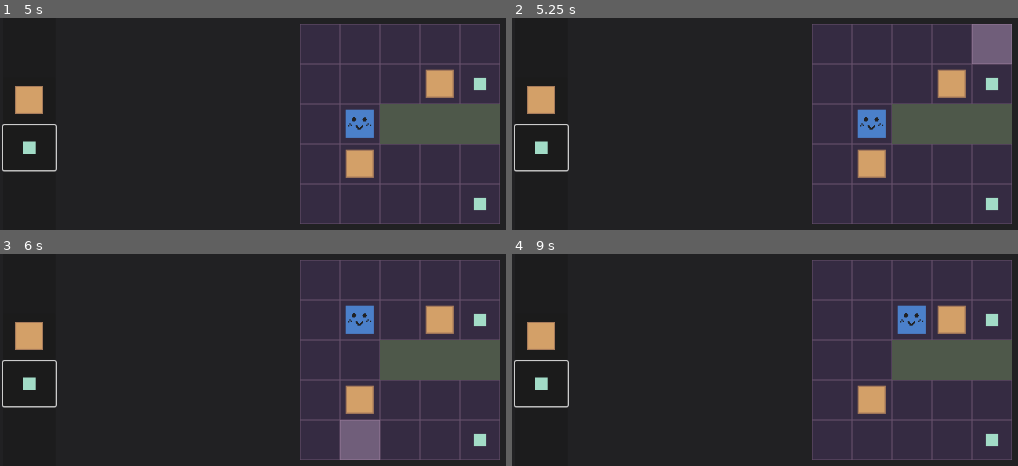
Above: before the commit, frames 1-4 (two rows, left to right).
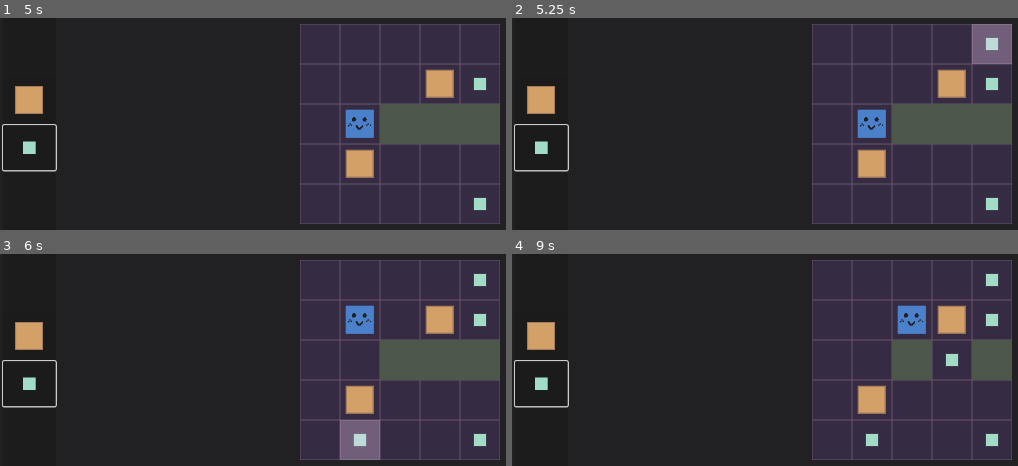
Above: after the commit, the same moments.

Repository: RonTheHuman/JamGame
Game: Godot game, scene res://Scenes/GameScene.tscn
Two runs of this game, one before a commit and one after it. Both use one fixed random seed, a clock stepped at 60 frames per second and the inputs below.
Inputs (mouse positions are in pixels of both pictures, inside the frame that each line leads up to):
- Up to frame 1 (5 s): click (30, 100) at 0.52 s; click (30, 100) at 1.27 s; click (30, 147) at 2.02 s; click (30, 147) at 2.77 s; tap Enter at 3.5 s; move the mouse to (outside the picture) at 3.52 s; hold D (Right) 3.53-4.28 s; hold Z (Undo) 3.53-4.28 s; click (outside the picture) at 3.67 s; tap Space (Wait) at 4.25, 4.35 s; move the mouse to (237, 147) at 4.27 s; hold S (Down) from 4.28 s (still down); click (237, 147) at 4.42 s
- Up to frame 2 (5.25 s): tap Enter at 5 s; move the mouse to (992, 24) at 5.02 s; release S (Down) at 5.03 s; hold D (Right) from 5.03 s (still down); hold Z (Undo) from 5.03 s (still down); click (992, 24) at 5.17 s
- Up to frame 3 (6 s): tap Space (Wait) at 5.75, 5.85 s; move the mouse to (359, 449) at 5.77 s; release D (Right) at 5.78 s; release Z (Undo) at 5.78 s; hold W (Up) from 5.78 s (still down); click (359, 449) at 5.92 s
- Up to frame 4 (9 s): tap Enter at 6.5 s; move the mouse to (outside the picture) at 6.52 s; release W (Up) at 6.53 s; hold Z (Undo) 6.53-7.28 s; hold A (Left) 6.53-8.03 s; click (outside the picture) at 6.67 s; tap Space (Wait) at 7.25, 7.35, 8.85 s; move the mouse to (673, 292) at 7.27 s; click (673, 292) at 7.42 s; move the mouse to (952, 360) at 8.02 s; hold S (Down) 8.03-8.78 s; hold Z (Undo) 8.03-8.78 s; click (952, 360) at 8.17 s; move the mouse to (outside the picture) at 8.77 s; hold D (Right) from 8.78 s (still down); click (outside the picture) at 8.92 s

Frame 1 is identical in both runs. In frame 2, 0.1% of the frame differs, in the area x 93-97%, y 9-16%; in frame 3, 0.3%; in frame 4, 1.7%, in the area x 69-97%, y 9-91%.

Commit message:
added tile placing

Diff:
--- a/Scenes/TileEditorUI.tscn
+++ b/Scenes/TileEditorUI.tscn
@@ -1,6 +1,7 @@
-[gd_scene load_steps=3 format=3 uid="uid://6kxdx2cb23u0"]
+[gd_scene load_steps=4 format=3 uid="uid://6kxdx2cb23u0"]
 
 [ext_resource type="Texture2D" uid="uid://bm4s48ju0bh54" path="res://Sprites/Box.png" id="1_lxpt0"]
+[ext_resource type="Script" path="res://Scripts/TileEditorUI.gd" id="1_wt8qe"]
 [ext_resource type="Texture2D" uid="uid://00b7rmic6jj5" path="res://Sprites/Sensor.png" id="2_1chem"]
 
 [node name="TileEditorUI" type="Control"]
@@ -10,6 +11,7 @@
 anchor_bottom = 1.0
 grow_horizontal = 2
 grow_vertical = 2
+script = ExtResource("1_wt8qe")
 
 [node name="MarginContainer" type="MarginContainer" parent="."]
 layout_mode = 2
@@ -24,14 +26,19 @@
 layout_mode = 2
 alignment = 1
 
-[node name="Button" type="Button" parent="MarginContainer/PanelContainer/VBoxContainer"]
+[node name="BoxButton" type="Button" parent="MarginContainer/PanelContainer/VBoxContainer"]
 layout_mode = 2
 size_flags_vertical = 0
+text = "
+"
 icon = ExtResource("1_lxpt0")
 icon_alignment = 1
 
-[node name="Button2" type="Button" parent="MarginContainer/PanelContainer/VBoxContainer"]
+[node name="SensorButton" type="Button" parent="MarginContainer/PanelContainer/VBoxContainer"]
 layout_mode = 2
 size_flags_vertical = 0
 icon = ExtResource("2_1chem")
 icon_alignment = 1
+
+[connection signal="pressed" from="MarginContainer/PanelContainer/VBoxContainer/BoxButton" to="." method="_on_box_button_pressed"]
+[connection signal="pressed" from="MarginContainer/PanelContainer/VBoxContainer/SensorButton" to="." method="_on_sensor_button_pressed"]
--- a/Scripts/GameScene.gd
+++ b/Scripts/GameScene.gd
@@ -7,6 +7,8 @@
 
 enum Tile { NONE = 0, PLAYER = 1, BOX = 2, WALL = 3, SENSOR = 4}
 enum Action { UP, RIGHT, DOWN, LEFT, WAIT }
+var layer1_tiles = [Tile.SENSOR, Tile.WALL]
+var layer2_tiles = [Tile.PLAYER, Tile.BOX]
 
 var tile_to_scn := { Tile.PLAYER: player_scn, Tile.BOX: box_scn,
 					Tile.WALL: wall_scn, Tile.SENSOR: sensor_scn }
@@ -64,19 +66,36 @@
 
 	var mouse_grid_pos = \
 		((get_global_mouse_position() - grid_start) / tile_size).floor()
-	if mouse_grid_pos.x >= 0 and mouse_grid_pos.x < level_w \
-			and mouse_grid_pos.y >= 0 and mouse_grid_pos.y < level_h:
+
+	var mouse_in_grid = \
+		func ():
+			return mouse_grid_pos.x >= 0 and mouse_grid_pos.x < level_w \
+				and mouse_grid_pos.y >= 0 and mouse_grid_pos.y < level_h
+
+	if mouse_in_grid.call():
 		$Highlight.position = grid_start + mouse_grid_pos * tile_size
 		$Highlight.visible = true
 	else:
 		$Highlight.visible = false
 
 	if event is InputEventMouseButton:
-		if event.button_index == MOUSE_BUTTON_RIGHT and event.pressed:
-			if layer2[mouse_grid_pos.y][mouse_grid_pos.x] != Tile.PLAYER:
-				layer1[mouse_grid_pos.y][mouse_grid_pos.x] = Tile.NONE
-				layer2[mouse_grid_pos.y][mouse_grid_pos.x] = Tile.NONE
-		draw_state()
+		if event.pressed:
+			if event.button_index == MOUSE_BUTTON_RIGHT:
+				if mouse_in_grid.call():
+					if layer2[mouse_grid_pos.y][mouse_grid_pos.x] != Tile.PLAYER:
+						layer1[mouse_grid_pos.y][mouse_grid_pos.x] = Tile.NONE
+						layer2[mouse_grid_pos.y][mouse_grid_pos.x] = Tile.NONE
+			elif event.button_index == MOUSE_BUTTON_LEFT:
+				if mouse_in_grid.call():
+					if layer2[mouse_grid_pos.y][mouse_grid_pos.x] != Tile.PLAYER:
+						var selected_tile = $CanvasLayer/TileEditorUI.selected_tile
+						if selected_tile in layer1_tiles:
+							layer1[mouse_grid_pos.y][mouse_grid_pos.x] = selected_tile
+							layer2[mouse_grid_pos.y][mouse_grid_pos.x] = Tile.NONE
+						elif selected_tile in layer2_tiles:
+							layer2[mouse_grid_pos.y][mouse_grid_pos.x] = selected_tile
+							layer1[mouse_grid_pos.y][mouse_grid_pos.x] = Tile.NONE
+			draw_state()
 
 func find_player():
 	for i in range(level_h):
--- /dev/null
+++ b/Scripts/TileEditorUI.gd
@@ -0,0 +1,13 @@
+extends Control
+
+enum Tile { NONE = 0, PLAYER = 1, BOX = 2, WALL = 3, SENSOR = 4}
+
+var selected_tile = Tile.NONE
+
+
+func _on_box_button_pressed():
+	selected_tile = Tile.BOX
+
+
+func _on_sensor_button_pressed():
+	selected_tile = Tile.SENSOR
